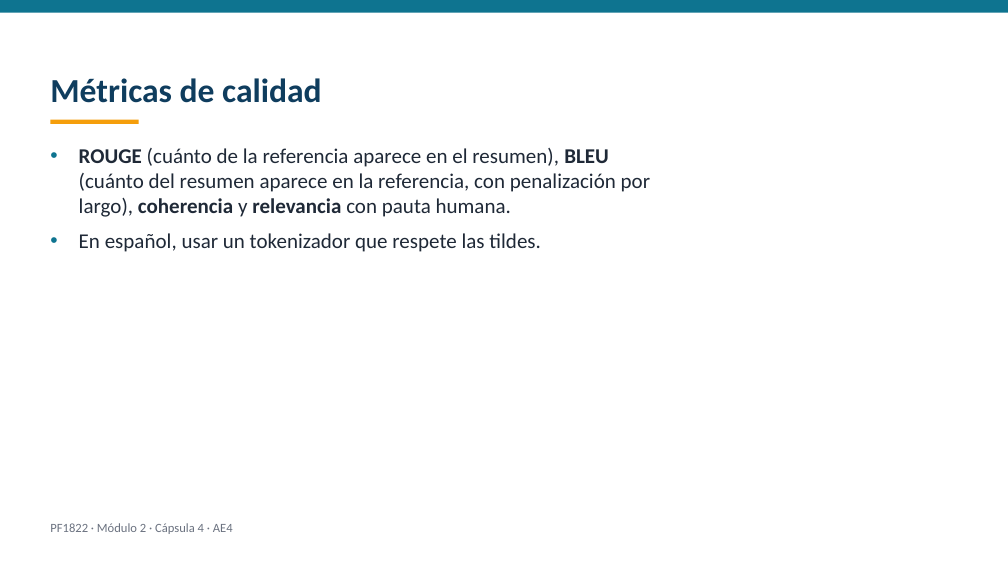
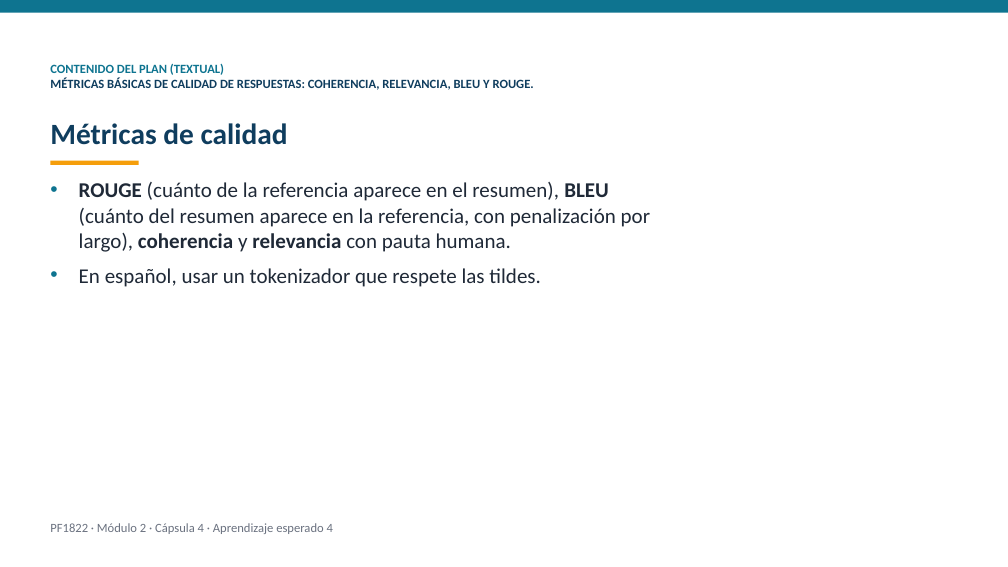
Before and after one commit to dojedacifuentes/naty.proyecto01, a slide deck: slide 9 of modulo-2/PF1822-desarrollo-con-ia/produccion/videos/AE4-capsula.pptx (slide 8 before the commit). Drawn at 1008x567 pixels with LibreOffice and Linux fonts; fonts in the diff are those of the drawing. Boxes give left, top, right and bottom in pixels: in the first picture for what was removed or moved away, otherwise in the second. Text is boxed around its words. In the diff, an @@ line names an element or a change of style, - is before the commit and + after.

Commit message:
checkpoint: 2026-09-25 videocapsulas textuales del plan para el revisor

```diff
--- a/modulo-2/PF1822-desarrollo-con-ia/produccion/videos/AE4-capsula.pptx
+++ b/modulo-2/PF1822-desarrollo-con-ia/produccion/videos/AE4-capsula.pptx
@@ text added at bbox=[50, 64, 534, 90], 12 pt, text #0F3D5E, bold @@
+CONTENIDO DEL PLAN (TEXTUAL)
+MÉTRICAS BÁSICAS DE CALIDAD DE RESPUESTAS: COHERENCIA, RELEVANCIA, BLEU Y ROUGE.
@@ text "Métricas de calidad": place and size @@
-text "Métricas de calidad" at bbox=[50, 78, 322, 103]
+text "Métricas de calidad" at bbox=[50, 123, 288, 145]
@@ text "Métricas de calidad" at bbox=[50, 123, 288, 145]: size 32 to 28 pt @@
@@ text "ROUGE (cuánto de la referencia ...": place and size @@
-text "ROUGE (cuánto de la referencia ..." at bbox=[79, 148, 650, 252]
+text "ROUGE (cuánto de la referencia ..." at bbox=[79, 182, 650, 287]
@@ rectangle: place and size @@
-rectangle at bbox=[51, 119, 139, 124]
+rectangle at bbox=[51, 160, 139, 165]
@@ text at bbox=[50, 523, 333, 534]: text changed @@
-PF1822 · Módulo 2 · Cápsula 4 · AE4
+PF1822 · Módulo 2 · Cápsula 4 · Aprendizaje esperado 4
```
Also in this commit, not shown: 9 other slides changed, 1 slide added, 37 other files.
